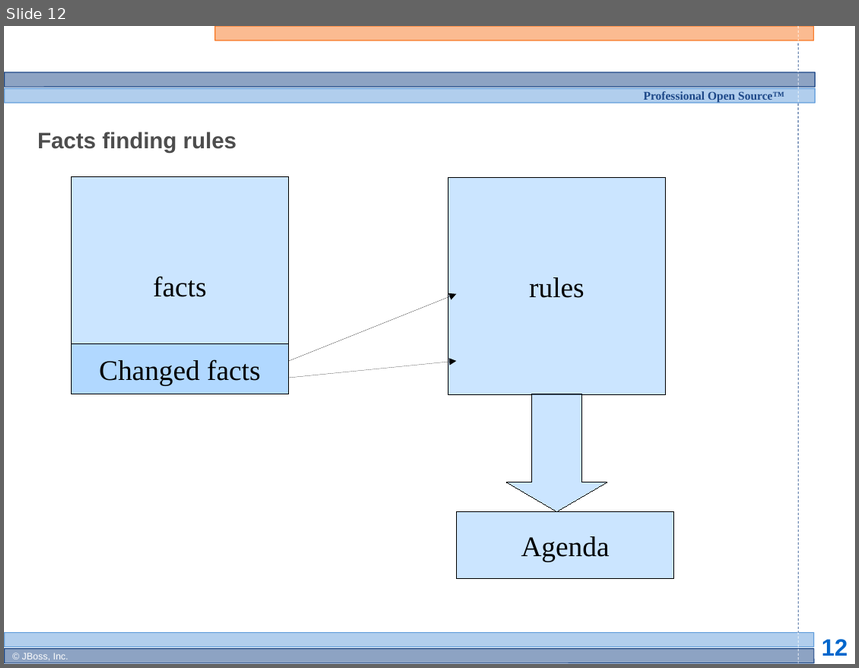
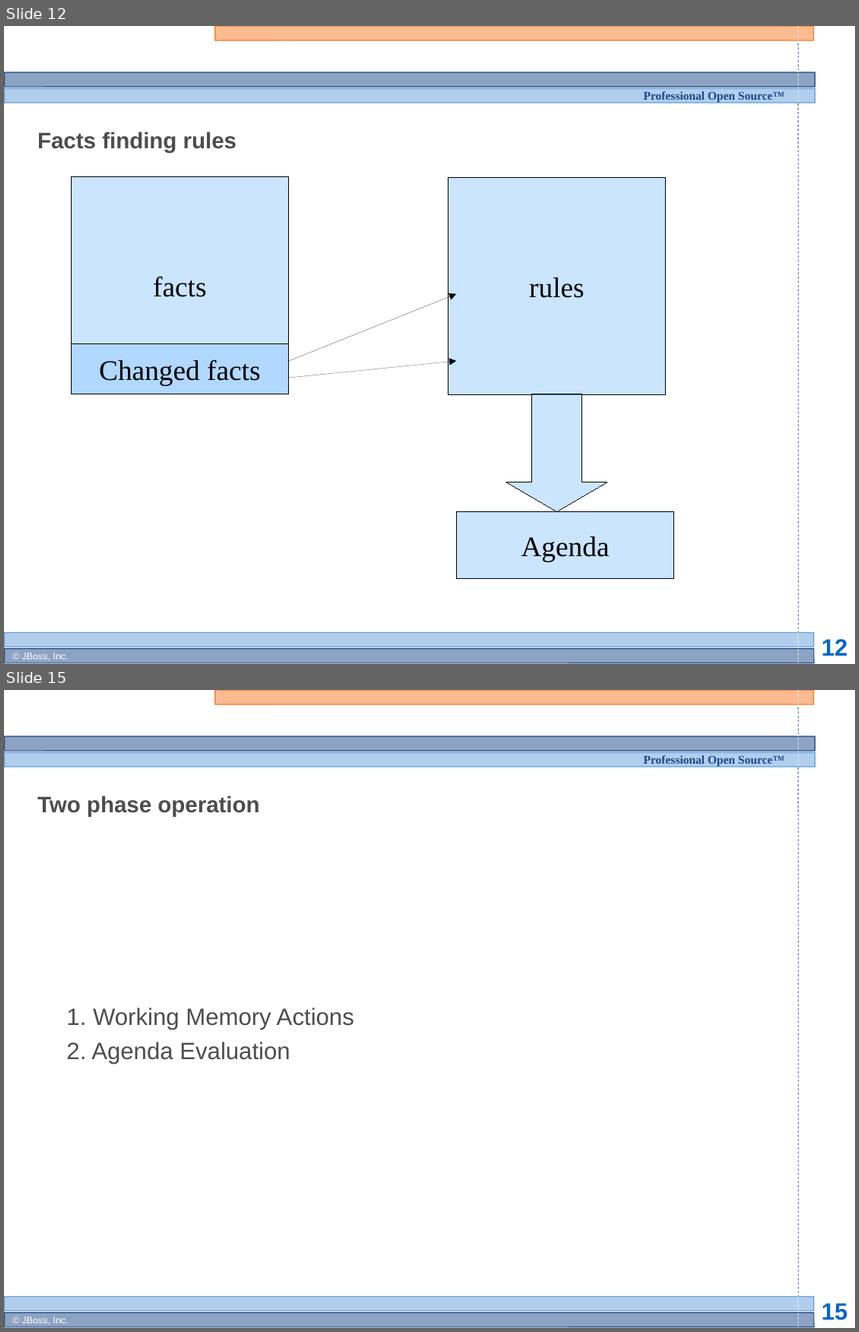
Before and after one commit to bobmcwhirter/drools, a slide deck: documentation/training/developers-course/Module 3 - Rule Engine Concepts 1.odp. Shown one above the other, each under a label of ours: slide 12 before the commit, slides 12 and 15 after it; the slides between them are not shown. The pictures are 859x668 and 859x1332 pixels, drawn with LibreOffice and Linux fonts; fonts in the diff are those of the drawing; background and template pictures are left out. Boxes give left, top, right and bottom in pixels: in the first picture for what was removed or moved away, otherwise in the second. Text is boxed around its words. In the diff, an @@ line names an element or a change of style, - is before the commit and + after.

```diff
--- a/documentation/training/developers-course/Module 3 - Rule Engine Concepts 1.odp
+++ b/documentation/training/developers-course/Module 3 - Rule Engine Concepts 1.odp
@@ slide 15 added at bbox=[4, 690, 855, 1328], background #FFFFFF; not listed: 13 template elements that a slide beside it also shows @@
@@ title added at bbox=[37, 796, 259, 817], 19 pt, text #4D4D4D, bold @@
+Two phase operation
@@ subtitle added at bbox=[66, 1008, 354, 1064], 20 pt, text #4D4D4D @@
+  1. Working Memory Actions
+  2. Agenda Evaluation
```
Also in this commit, not shown: 7 other slides added.
